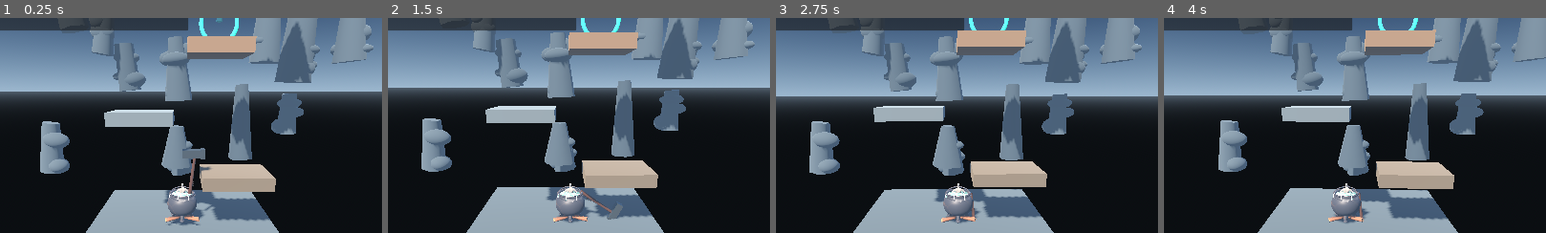
Above: before the commit, frames 1-4 (left to right).
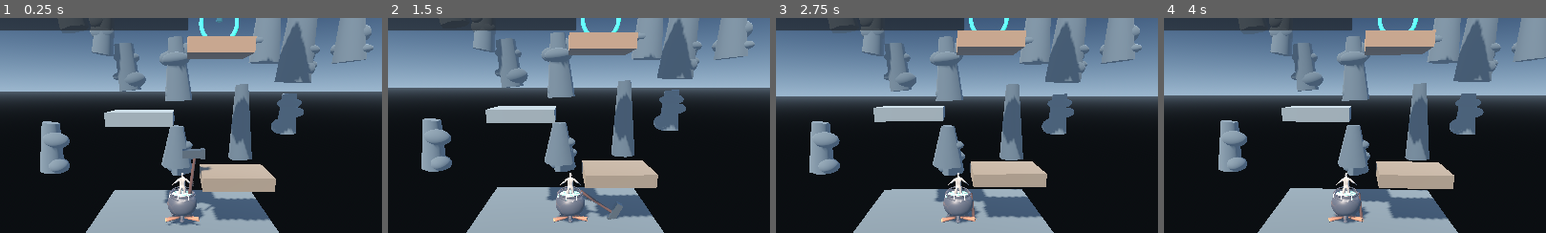
Above: after the commit, the same moments.

Repository: uchihabaha05-del/CLIMB-MASTER
Game: Godot game, scene res://scenes/main.tscn
Two runs of this game, one before a commit and one after it. Both use one fixed random seed, a clock stepped at 60 frames per second and the inputs below.
Inputs (mouse positions are % of the whole screen's width and height, from its top left):
- Up to frame 1 (0.25 s): no input
- Up to frame 2 (1.5 s): tap Enter (ui_accept) at 0.5, 0.77 s; move the mouse to (45, 70) at 0.52 s; hold Right (ui_right) 0.53-1.25 s; click (45, 70) at 0.67 s; drag from (80, 65) to (45, 70) at 1.27 s
- Up to frame 3 (2.75 s): click "◀" at 2 s
- Up to frame 4 (4 s): click "▲" at 2.75 s; move the mouse to (20, 35) at 3.52 s; hold Left (ui_left) from 3.53 s (still down)
The pictures show only the part of the screen within x 26-76%, y 11-61%; the shares and areas given below are measured in that part.

The runs differ from the first frame. In frame 1, 0.2% of the frame differs, in the area x 45-53%, y 72-90%; in frame 2, 0.2%; in frame 3, 0.2%; in frame 4, 0.2%, in the area x 45-53%, y 72-89%.

Commit message:
Fix climber visibility and improve hammer hook reach

Diff:
--- a/scripts/player.gd
+++ b/scripts/player.gd
@@ -5,7 +5,7 @@
 const MOVE_ACCEL := 8.0
 const AIR_STEER := 3.2
 const MAX_HORIZONTAL_SPEED := 7.5
-const HAMMER_REACH := 3.15
+const HAMMER_REACH := 4.8
 const HOOK_SPRING := 34.0
 const HOOK_DAMPING := 7.5
 const MAX_HOOK_ACCEL := 42.0
@@ -35,9 +35,9 @@
     if human_loaded:
         var human := get_node("ImportedClimber") as Node3D
         # Keep the lower body inside the pot; the upper torso and head remain visible.
-        human.position = Vector3(0.0, -0.12, -0.08)
+        human.position = Vector3(0.0, 0.48, 0.12)
         human.rotation_degrees = Vector3(0.0, 180.0, 0.0)
-        _apply_seated_pose(human)
+        # Keep the source rig intact until its exact bone map is verified.
     else:
         _make_fallback_human()
     _make_hammer()
@@ -392,8 +392,19 @@
     var query := PhysicsRayQueryParameters3D.create(origin, origin + direction * HAMMER_REACH)
     query.exclude = [get_rid()]
     query.collide_with_areas = false
-    var hit := get_world_3d().direct_space_state.intersect_ray(query)
-    if hit:
+    var space := get_world_3d().direct_space_state
+    var hit: Dictionary = {}
+    # A small fan of parallel rays makes the hammer forgiving on a phone screen.
+    var side := direction.cross(Vector3.FORWARD).normalized()
+    if side.length() < 0.1:
+        side = Vector3.RIGHT
+    for offset in [Vector3.ZERO, side * 0.14, -side * 0.14, Vector3.UP * 0.14, Vector3.DOWN * 0.14]:
+        query.from = origin + offset
+        query.to = origin + offset + direction * HAMMER_REACH
+        hit = space.intersect_ray(query)
+        if not hit.is_empty():
+            break
+    if not hit.is_empty():
         anchor_point = hit.position
         rope_length = maxf(1.05, global_position.distance_to(anchor_point))
         anchored = true
